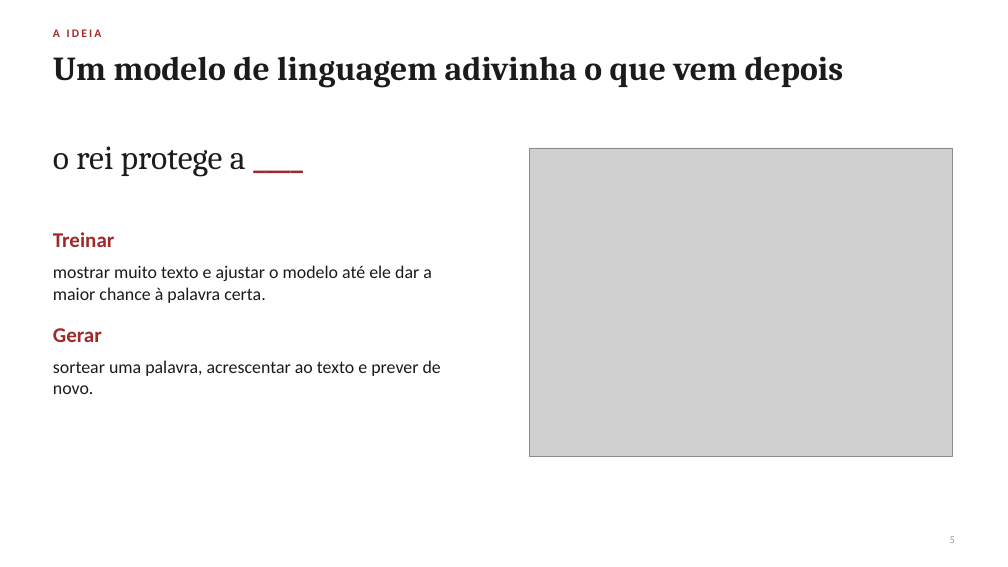
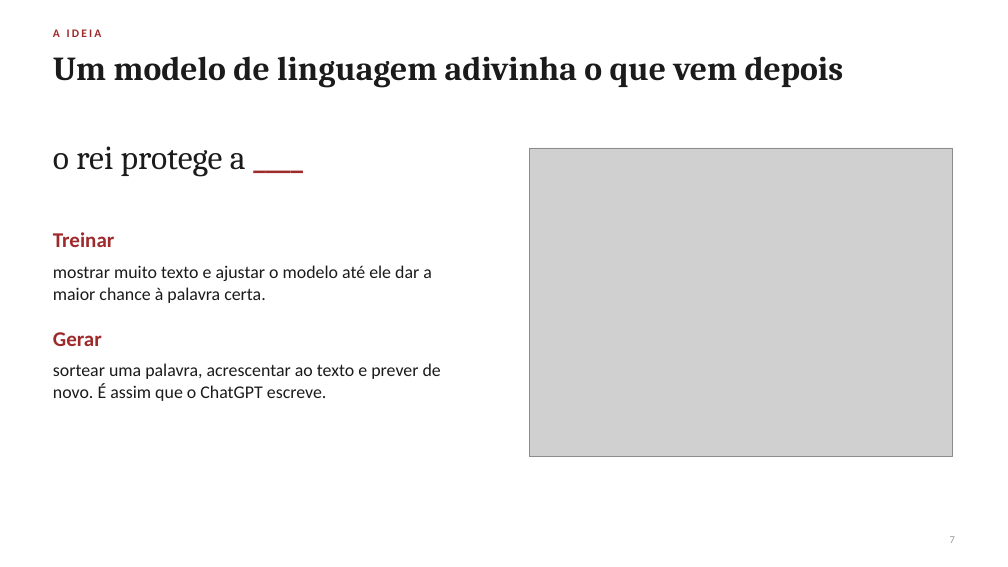
Before and after one commit to giovannibragasv/transformer-do-zero, a slide deck: slide 7 of slides/attention_workshop.pptx (slide 5 before the commit). Drawn at 1008x567 pixels with LibreOffice and Linux fonts; fonts in the diff are those of the drawing; grey boxes stand for pictures. Boxes give left, top, right and bottom in pixels: in the first picture for what was removed or moved away, otherwise in the second. Text is boxed around its words. In the diff, an @@ line names an element or a change of style, - is before the commit and + after.

Commit message:
Exercícios de lacuna, código pesado escondido e slides mais didáticos
- Notebook: atenção feita passo a passo num exemplo de três palavras; exercícios de
  lacuna (___) com a resposta no comentário; células pesadas em formulário do Colab;
  glossário e instruções de uso no topo; controle deslizante de temperatura.
- Slides: 25, com a história desde 2017, o problema das redes recorrentes, a busca
  do YouTube como analogia de Q/K/V, os três passos com os números do notebook e
  por que a atenção mudou tudo. Sem horários na tela.

```diff
--- a/slides/attention_workshop.pptx
+++ b/slides/attention_workshop.pptx
@@ text "Gerar": place and size @@
-text "Gerar" at [53, 328, 102, 342]
+text "Gerar" at [53, 332, 102, 346]
@@ text at [53, 363, 441, 401]: text changed @@
-sortear uma palavra, acrescentar ao texto e prever de novo.
+sortear uma palavra, acrescentar ao texto e prever de novo. É assim que o ChatGPT escreve.
```
Also in this commit, not shown: 10 other slides changed, 13 slides added, 4 slides removed, 5 other files.
